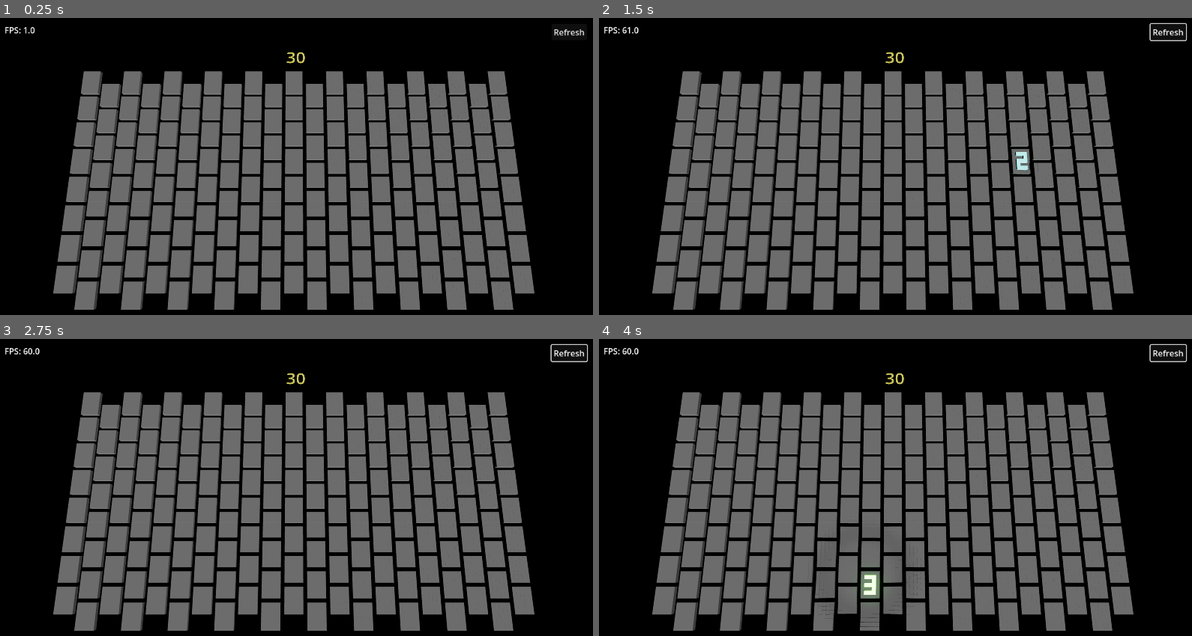
Above: before the commit, frames 1-4 (two rows, left to right).
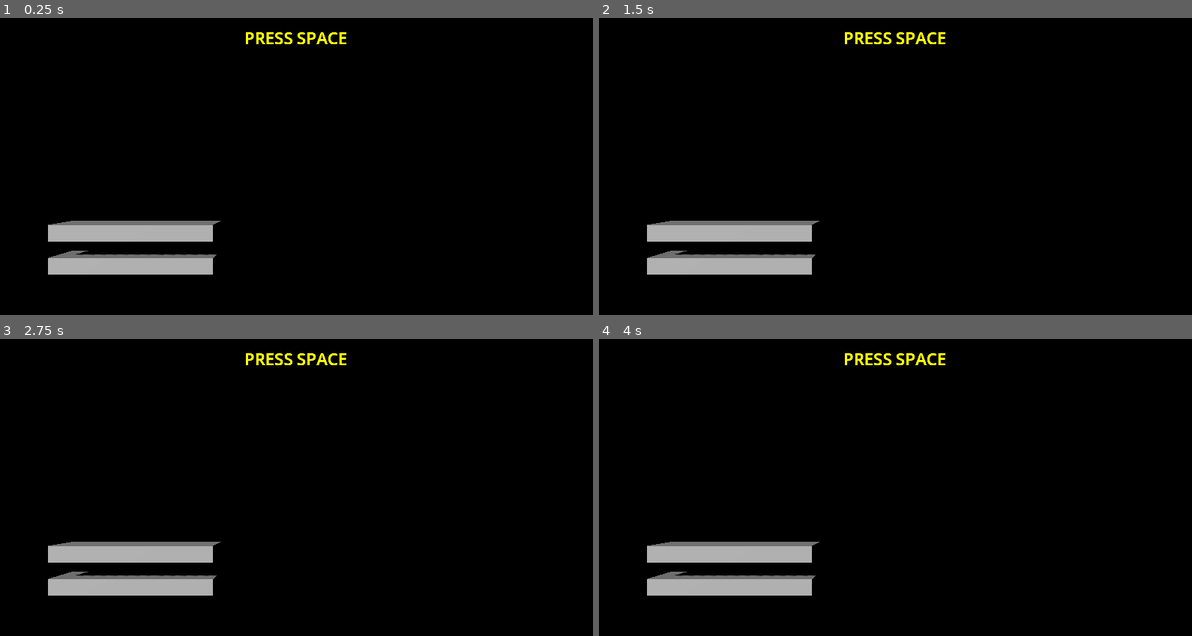
Above: after the commit, the same moments.

Repository: wangbinyq/prototypes
Game: Godot game, scene res://runner/runner.tscn
The game is run twice, just before and just after one commit, with the same random seed, the same clock (stepped at 60 frames per second) and the same inputs. Before the commit the project starts from res://minecomb/mine.tscn.
Inputs (mouse positions are in pixels of both pictures, inside the frame that each line leads up to):
- Up to frame 1 (0.25 s): no input
- Up to frame 2 (1.5 s): click (1168, 32) at 0.5 s, where only the run before the commit has a clickable "Refresh"; tap Space at 1.25 s; move the mouse to (1025, 166) at 1.27 s; hold Right (ui_right) from 1.28 s (still down); click (1025, 166) at 1.42 s
- Up to frame 3 (2.75 s): tap Space at 2 s; move the mouse to (177, 520) at 2.02 s; release Right (ui_right) at 2.03 s; hold Left (ui_left) from 2.03 s (still down); click (177, 520) at 2.17 s
- Up to frame 4 (4 s): tap Space at 2.75, 3.5 s; move the mouse to (954, 431) at 2.77 s; release Left (ui_left) at 2.78 s; hold Right (ui_right) from 2.78 s (still down); click (954, 431) at 2.92 s; move the mouse to (865, 570) at 3.52 s; click (865, 570) at 3.67 s

The runs differ from the first frame. In frame 1, 47% of the frame differs, in the area x 0-99%, y 3-99%; in frame 2, 47%; in frame 3, 47%, in the area x 0-100%, y 1-99%; in frame 4, 47%.

Commit message:
feat(runner): implement tracking camera and scene instances
- Add tracking camera script to follow the player
- Replace hardcoded mesh instances with instanced scenes
- Configure HDR rendering for improved visuals
- Remove unused particle and material resources
- Adjust scene hierarchy for better organization

Diff:
--- a/paddle-square/reactive-surface.tres
+++ b/paddle-square/reactive-surface.tres
@@ -89,7 +89,6 @@
 
 }
 "
-graph_offset = Vector2(-431.931, 17.3166)
 preview_params/EmissionColor = "Color(10, 10, 0, 1)"
 nodes/vertex/0/position = Vector2(300, 140)
 nodes/fragment/0/position = Vector2(180, 20)
--- a/project.godot
+++ b/project.godot
@@ -11,10 +11,14 @@
 [application]
 
 config/name="Prototypes"
-run/main_scene="uid://cohjhxe7h51ph"
+run/main_scene="uid://tupafqr6hooc"
 config/features=PackedStringArray("4.4", "Forward Plus")
 config/icon="res://icon.svg"
 
 [autoload]
 
 cell_state="*res://minecomb/cell_state.gd"
+
+[rendering]
+
+viewport/hdr_2d=true
--- /dev/null
+++ b/runner/runner.gd
@@ -0,0 +1,32 @@
+extends Node3D
+
+@export_range(0, 9e9) var start_speed_x := 5.0
+
+@onready var mesh := $Mesh as MeshInstance3D
+@onready var point_light = $OmniLight3D
+@onready var explosion := $"Explosion Particle" as GPUParticles3D
+@onready var trail := $"Trail Particle" as GPUParticles3D
+
+var pos := Vector2.ZERO
+
+func _ready() -> void:
+	mesh.hide()
+	point_light.hide()
+	explosion.hide()
+
+func start_new_game():
+	pos = Vector2.ZERO
+	position = Vector3.ZERO
+	mesh.show()
+	point_light.show()
+	await explosion.finished
+	trail.restart()
+
+func explode():
+	mesh.hide()
+	point_light.hide()
+	trail.emitting = false
+	position = Vector3(pos.x, pos.y, 0)
+
+func _process(delta: float) -> void:
+	pass
--- a/runner/runner.tscn
+++ b/runner/runner.tscn
@@ -1,6 +1,7 @@
-[gd_scene load_steps=16 format=3 uid="uid://tupafqr6hooc"]
+[gd_scene load_steps=8 format=3 uid="uid://tupafqr6hooc"]
 
-[ext_resource type="Shader" uid="uid://do4c0xg3hgqqx" path="res://paddle-square/bounce-particles.tres" id="1_7hwnl"]
+[ext_resource type="Script" uid="uid://do4q1hltxu1uj" path="res://runner/tracking_camera.gd" id="1_ljaxb"]
+[ext_resource type="PackedScene" uid="uid://duqg3yn37oudm" path="res://runner/runner_player.tscn" id="2_25h5n"]
 
 [sub_resource type="ProceduralSkyMaterial" id="ProceduralSkyMaterial_rakw6"]
 sky_top_color = Color(0, 0, 0, 1)
@@ -19,62 +20,12 @@
 glow_intensity = 0.5
 glow_blend_mode = 1
 
-[sub_resource type="StandardMaterial3D" id="StandardMaterial3D_rakw6"]
-albedo_color = Color(1, 1, 0, 1)
-emission_enabled = true
-emission = Color(1, 1, 0, 1)
-
-[sub_resource type="BoxMesh" id="BoxMesh_rakw6"]
-material = SubResource("StandardMaterial3D_rakw6")
-
-[sub_resource type="Gradient" id="Gradient_25h5n"]
-offsets = PackedFloat32Array(0, 0.106383, 1)
-colors = PackedColorArray(1, 1, 0, 0, 1, 0.894, 0, 1, 1, 0, 0, 0)
-
-[sub_resource type="GradientTexture1D" id="GradientTexture1D_0diqx"]
-gradient = SubResource("Gradient_25h5n")
-
-[sub_resource type="Curve" id="Curve_ljaxb"]
-_data = [Vector2(0, 1), 0.0, 0.0, 0, 0, Vector2(1, 0), 0.0, 0.0, 0, 0]
-point_count = 2
-
-[sub_resource type="CurveTexture" id="CurveTexture_0diqx"]
-curve = SubResource("Curve_ljaxb")
-
-[sub_resource type="ParticleProcessMaterial" id="ParticleProcessMaterial_j4rbn"]
-lifetime_randomness = 0.5
-emission_shape = 1
-emission_sphere_radius = 1.0
-spread = 180.0
-initial_velocity_min = 2.0
-initial_velocity_max = 4.0
-gravity = Vector3(0, 0, 0)
-scale_min = 0.5
-scale_max = 0.5
-scale_curve = SubResource("CurveTexture_0diqx")
-color_ramp = SubResource("GradientTexture1D_0diqx")
-
-[sub_resource type="ShaderMaterial" id="ShaderMaterial_0diqx"]
-render_priority = 0
-shader = ExtResource("1_7hwnl")
-shader_parameter/Intensity = 10.0
-
-[sub_resource type="BoxMesh" id="BoxMesh_otjrf"]
-material = SubResource("ShaderMaterial_0diqx")
-
-[sub_resource type="ParticleProcessMaterial" id="ParticleProcessMaterial_ma048"]
-lifetime_randomness = 0.11
-emission_shape = 3
-emission_box_extents = Vector3(1, 1, 1)
-spread = 180.0
-gravity = Vector3(0, 0, 0)
-scale_min = 0.5
-scale_max = 0.5
-scale_curve = SubResource("CurveTexture_0diqx")
-color_ramp = SubResource("GradientTexture1D_0diqx")
+[sub_resource type="BoxMesh" id="BoxMesh_7hwnl"]
+size = Vector3(10, 1, 4)
 
 [sub_resource type="LabelSettings" id="LabelSettings_7hwnl"]
 font_size = 32
+font_color = Color(2, 2, 0, 1)
 
 [node name="RunnerGame" type="Node3D"]
 
@@ -89,30 +40,21 @@
 [node name="Camera3D" type="Camera3D" parent="."]
 transform = Transform3D(1, 0, 0, 0, 1, 0, 0, 0, 1, 10, 2, 40)
 fov = 30.0
+script = ExtResource("1_ljaxb")
 
-[node name="Runner" type="MeshInstance3D" parent="."]
-mesh = SubResource("BoxMesh_rakw6")
+[node name="Runner" parent="." instance=ExtResource("2_25h5n")]
 
-[node name="Explosion Particle" type="GPUParticles3D" parent="Runner"]
-emitting = false
-amount = 100
-one_shot = true
-explosiveness = 1.0
-process_material = SubResource("ParticleProcessMaterial_j4rbn")
-draw_pass_1 = SubResource("BoxMesh_otjrf")
+[node name="Scene" type="Node3D" parent="."]
 
-[node name="Trail Particle" type="GPUParticles3D" parent="Runner"]
-emitting = false
-amount = 20
-lifetime = 1.13
-process_material = SubResource("ParticleProcessMaterial_ma048")
-draw_pass_1 = SubResource("BoxMesh_otjrf")
+[node name="MeshInstance3D" type="MeshInstance3D" parent="Scene"]
+transform = Transform3D(1, 0, 0, 0, 1, 0, 0, 0, 1, 0, -1, 0)
+mesh = SubResource("BoxMesh_7hwnl")
+skeleton = NodePath("../..")
 
-[node name="OmniLight3D" type="OmniLight3D" parent="Runner"]
-light_color = Color(1, 1, 0, 1)
-light_energy = 10.0
-omni_range = 10.0
-omni_attenuation = 2.0
+[node name="MeshInstance3D2" type="MeshInstance3D" parent="Scene"]
+transform = Transform3D(1, 0, 0, 0, 1, 0, 0, 0, 1, 0, -3, 0)
+mesh = SubResource("BoxMesh_7hwnl")
+skeleton = NodePath("../..")
 
 [node name="UI" type="Control" parent="."]
 layout_mode = 3
--- /dev/null
+++ b/runner/runner_player.tscn
@@ -0,0 +1,85 @@
+[gd_scene load_steps=13 format=3 uid="uid://duqg3yn37oudm"]
+
+[ext_resource type="Script" uid="uid://b8ig8hkoirjf4" path="res://runner/runner.gd" id="1_0y15v"]
+[ext_resource type="Shader" uid="uid://do4c0xg3hgqqx" path="res://paddle-square/bounce-particles.tres" id="2_8bhag"]
+
+[sub_resource type="Gradient" id="Gradient_25h5n"]
+offsets = PackedFloat32Array(0, 0.106383, 1)
+colors = PackedColorArray(1, 1, 0, 0, 1, 0.894, 0, 1, 1, 0, 0, 0)
+
+[sub_resource type="GradientTexture1D" id="GradientTexture1D_0diqx"]
+gradient = SubResource("Gradient_25h5n")
+
+[sub_resource type="Curve" id="Curve_ljaxb"]
+_data = [Vector2(0, 1), 0.0, 0.0, 0, 0, Vector2(1, 0), 0.0, 0.0, 0, 0]
+point_count = 2
+
+[sub_resource type="CurveTexture" id="CurveTexture_0diqx"]
+curve = SubResource("Curve_ljaxb")
+
+[sub_resource type="ParticleProcessMaterial" id="ParticleProcessMaterial_j4rbn"]
+lifetime_randomness = 0.5
+emission_shape = 1
+emission_sphere_radius = 1.0
+spread = 180.0
+initial_velocity_min = 2.0
+initial_velocity_max = 4.0
+gravity = Vector3(0, 0, 0)
+scale_min = 0.5
+scale_max = 0.5
+scale_curve = SubResource("CurveTexture_0diqx")
+color_ramp = SubResource("GradientTexture1D_0diqx")
+
+[sub_resource type="ShaderMaterial" id="ShaderMaterial_0diqx"]
+render_priority = 0
+shader = ExtResource("2_8bhag")
+shader_parameter/Intensity = 10.0
+
+[sub_resource type="BoxMesh" id="BoxMesh_otjrf"]
+material = SubResource("ShaderMaterial_0diqx")
+
+[sub_resource type="ParticleProcessMaterial" id="ParticleProcessMaterial_ma048"]
+lifetime_randomness = 0.11
+emission_shape = 3
+emission_box_extents = Vector3(1, 1, 1)
+spread = 180.0
+gravity = Vector3(0, 0, 0)
+scale_min = 0.5
+scale_max = 0.5
+scale_curve = SubResource("CurveTexture_0diqx")
+color_ramp = SubResource("GradientTexture1D_0diqx")
+
+[sub_resource type="StandardMaterial3D" id="StandardMaterial3D_rakw6"]
+albedo_color = Color(1, 1, 0, 1)
+emission_enabled = true
+emission = Color(1, 1, 0, 1)
+
+[sub_resource type="BoxMesh" id="BoxMesh_rakw6"]
+material = SubResource("StandardMaterial3D_rakw6")
+
+[node name="Runner" type="Node3D"]
+script = ExtResource("1_0y15v")
+
+[node name="Explosion Particle" type="GPUParticles3D" parent="."]
+emitting = false
+amount = 100
+one_shot = true
+explosiveness = 1.0
+process_material = SubResource("ParticleProcessMaterial_j4rbn")
+draw_pass_1 = SubResource("BoxMesh_otjrf")
+
+[node name="Trail Particle" type="GPUParticles3D" parent="."]
+emitting = false
+amount = 20
+lifetime = 1.13
+process_material = SubResource("ParticleProcessMaterial_ma048")
+draw_pass_1 = SubResource("BoxMesh_otjrf")
+
+[node name="OmniLight3D" type="OmniLight3D" parent="."]
+light_color = Color(1, 1, 0, 1)
+light_energy = 10.0
+omni_range = 10.0
+omni_attenuation = 2.0
+
+[node name="Mesh" type="MeshInstance3D" parent="."]
+mesh = SubResource("BoxMesh_rakw6")
--- /dev/null
+++ b/runner/tracking_camera.gd
@@ -0,0 +1,6 @@
+extends Camera3D
+
+@onready var offset = position
+
+func track(focus_point: Vector3):
+	position = focus_point + offset
Not shown, added: runner/runner.gd.uid
Not shown, added: runner/tracking_camera.gd.uid
